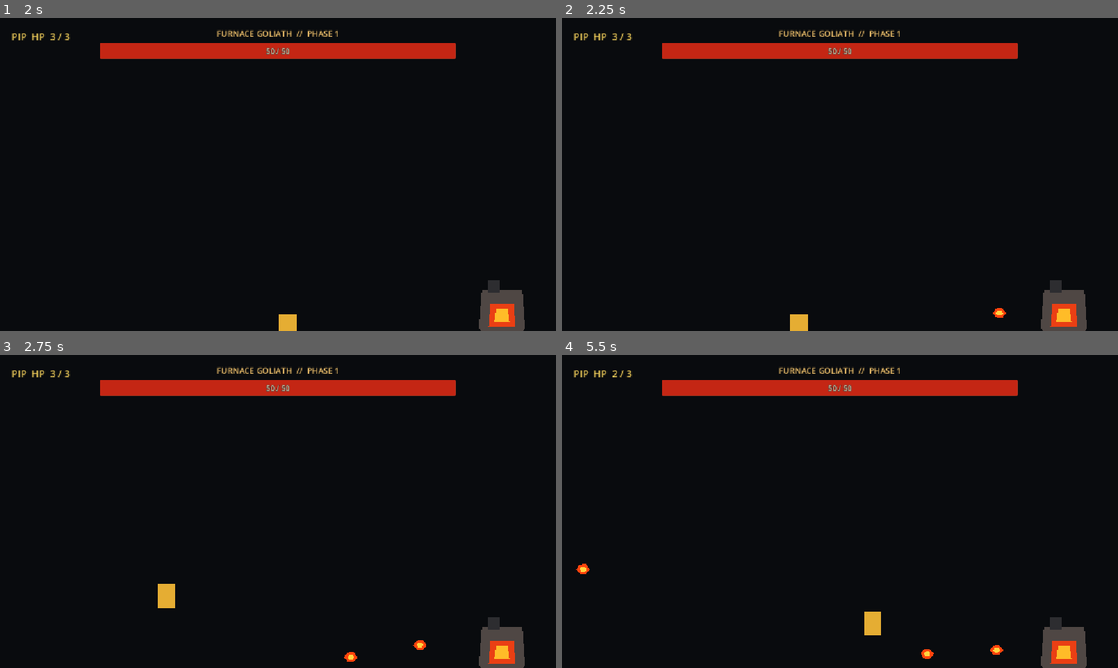
Above: before the commit, frames 1-4 (two rows, left to right).
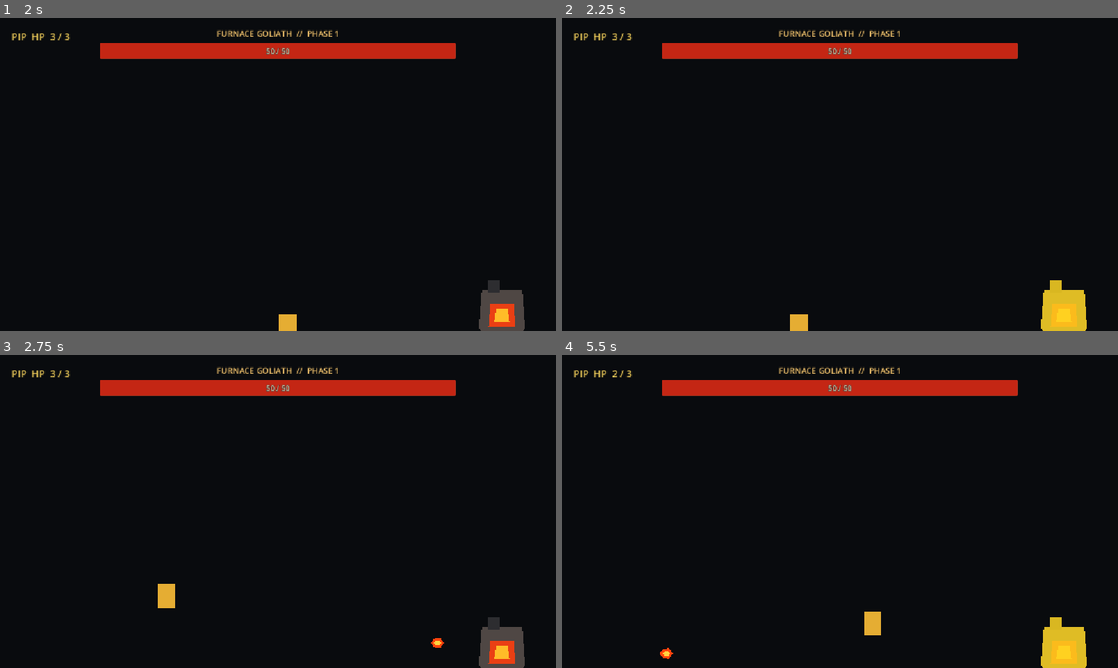
Above: after the commit, the same moments.

Repository: koushamoeini/Reign-of-Gears
Game: Godot game, scene res://main.tscn
Two runs of this game, one before a commit and one after it. Both use one fixed random seed, a clock stepped at 60 frames per second and the inputs below.
Inputs:
- Up to frame 1 (2 s): tap Enter at 0.5 s; hold Right (pip_move_right) from 0.53 s (still down); tap Space (pip_parry, bound only after the commit) at 0.6, 1.55 s; tap F (pip_jump) at 0.77, 0.8, 1.07, 1.35, 1.52, 1.82 s
- Up to frame 2 (2.25 s): release Right (pip_move_right) at 2.03 s; hold Left (pip_move_left) from 2.03 s (still down); tap A (pip_dash) at 2.1 s
- Up to frame 3 (2.75 s): keep holding Left (pip_move_left); tap F (pip_jump) at 2.3 s
- Up to frame 4 (5.5 s): release Left (pip_move_left) at 2.78 s; hold Right (pip_move_right) 2.78-4.28 s; tap D (pip_shoot) at 2.85 s; tap F (pip_jump) at 3.02, 3.32, 3.77, 3.8, 4.07, 4.52, 4.82, 5.3 s; tap Space (pip_parry, bound only after the commit) at 3.05, 4.35, 5.1 s; tap S (pip_special) at 3.6 s; hold Left (pip_move_left) 4.28-5.03 s; hold Right (pip_move_right) from 5.03 s (still down)

Frame 1 is identical in both runs. In frame 2, 1.0% of the frame differs, in the area x 77-95%, y 83-100%; in frame 3, 0.2%; in frame 4, 1.2%, in the area x 2-95%, y 66-100%.

Commit message:
Add combat juice and pink parry mechanic

Diff:
--- a/bosses/fireball.gd
+++ b/bosses/fireball.gd
@@ -5,6 +5,15 @@
 @export var damage: int = 1
 
 var direction: Vector2 = Vector2.LEFT
+var is_parryable: bool = false
+var was_parried: bool = false
+
+
+func _ready() -> void:
+	if is_parryable:
+		add_to_group("pink_projectiles")
+		$Glow.color = Color(1.0, 0.12, 0.62, 1.0)
+		$Core.color = Color(1.0, 0.76, 0.9, 1.0)
 
 
 func _physics_process(delta: float) -> void:
@@ -12,7 +21,7 @@
 
 
 func _on_body_entered(body: Node) -> void:
-	if not body.is_in_group("player"):
+	if was_parried or not body.is_in_group("player"):
 		return
 	if body.has_method("take_damage"):
 		body.take_damage(damage)
@@ -21,3 +30,12 @@
 
 func _on_screen_exited() -> void:
 	queue_free()
+
+
+func parry() -> void:
+	if not is_parryable or was_parried:
+		return
+	was_parried = true
+	monitoring = false
+	$CollisionShape2D.set_deferred("disabled", true)
+	queue_free()
--- a/bosses/furnace_goliath.gd
+++ b/bosses/furnace_goliath.gd
@@ -19,6 +19,8 @@
 
 @onready var muzzle: Marker2D = $Muzzle
 @onready var phase_shift_sfx: AudioStreamPlayer2D = $PhaseShiftSfx
+@onready var hit_flash: Polygon2D = $HitFlash
+@onready var telegraph_flash: Polygon2D = $TelegraphFlash
 
 var health: int = MAX_HEALTH
 var phase: int = 1
@@ -27,6 +29,8 @@
 var state_time_remaining: float = IDLE_DURATION
 var dash_direction: float = -1.0
 var next_attack_is_dash: bool = false
+var is_telegraphing: bool = false
+var hit_flash_version: int = 0
 
 
 func _ready() -> void:
@@ -64,6 +68,7 @@
 	health = maxi(health - amount, 0)
 	health_changed.emit(health, MAX_HEALTH)
 	SoundManager.play_hit_sfx()
+	_show_hit_flash()
 
 	if phase == 1 and health < PHASE_TWO_THRESHOLD:
 		phase = 2
@@ -80,6 +85,8 @@
 	velocity = Vector2.ZERO
 	set_physics_process(false)
 	$CollisionShape2D.set_deferred("disabled", true)
+	hit_flash.hide()
+	telegraph_flash.hide()
 	_spawn_explosion()
 	died.emit()
 
@@ -112,12 +119,38 @@
 
 
 func _choose_attack() -> void:
+	if is_telegraphing:
+		return
+
+	var next_state: State
 	if phase == 2 and next_attack_is_dash:
 		next_attack_is_dash = false
-		_change_state(State.DASH_ATTACK)
+		next_state = State.DASH_ATTACK
 	else:
 		next_attack_is_dash = phase == 2
-		_change_state(State.SHOOTING)
+		next_state = State.SHOOTING
+	_telegraph_attack(next_state)
+
+
+func _telegraph_attack(next_state: State) -> void:
+	is_telegraphing = true
+	state_time_remaining = 999.0
+	telegraph_flash.color = Color(1.0, 0.12, 0.08, 0.82) if next_state == State.DASH_ATTACK else Color(1.0, 0.84, 0.12, 0.82)
+	telegraph_flash.show()
+	await get_tree().create_timer(0.5).timeout
+	telegraph_flash.hide()
+	is_telegraphing = false
+	if health > 0:
+		_change_state(next_state)
+
+
+func _show_hit_flash() -> void:
+	hit_flash_version += 1
+	var current_version := hit_flash_version
+	hit_flash.show()
+	await get_tree().create_timer(0.1).timeout
+	if current_version == hit_flash_version:
+		hit_flash.hide()
 
 
 func _change_state(new_state: State) -> void:
@@ -153,6 +186,7 @@
 
 	var fireball := fireball_scene.instantiate()
 	fireball.set("direction", muzzle.global_position.direction_to(player.global_position))
+	fireball.set("is_parryable", randf() < 0.2)
 	get_tree().current_scene.add_child(fireball)
 	fireball.global_position = muzzle.global_position
 
--- a/bosses/furnace_goliath.tscn
+++ b/bosses/furnace_goliath.tscn
@@ -26,6 +26,18 @@
 polygon = PackedVector2Array(-28, -70, -5, -70, -5, -42, -28, -42)
 color = Color(0.18, 0.18, 0.19, 1)
 
+[node name="TelegraphFlash" type="Polygon2D" parent="."]
+visible = false
+z_index = 5
+polygon = PackedVector2Array(-28, -70, -5, -70, -5, -48, 42, -48, 48, 30, 30, 48, -30, 48, -48, 30, -42, -48, -28, -48)
+color = Color(1, 0.84, 0.12, 0.82)
+
+[node name="HitFlash" type="Polygon2D" parent="."]
+visible = false
+z_index = 6
+polygon = PackedVector2Array(-28, -70, -5, -70, -5, -48, 42, -48, 48, 30, 30, 48, -30, 48, -48, 30, -42, -48, -28, -48)
+color = Color(1, 1, 1, 0.95)
+
 [node name="CollisionShape2D" type="CollisionShape2D" parent="."]
 shape = SubResource("BossShape")
 
--- a/main.gd
+++ b/main.gd
@@ -5,12 +5,25 @@
 @onready var combat_hud: CombatHUD = $CombatHUD
 
 var encounter_finished: bool = false
+var arena_origin: Vector2
+var shake_tween: Tween
 
 
 func _ready() -> void:
+	arena_origin = position
 	player.connect("died", _on_player_died)
+	player.connect("health_changed", _on_player_health_changed)
 	boss.connect("died", _on_boss_died)
+	boss.connect("phase_changed", _on_boss_phase_changed)
 	combat_hud.next_boss_requested.connect(_on_next_boss_requested)
+
+
+func _on_player_health_changed(_current_health: int, _max_health: int) -> void:
+	_shake_arena(7.0, 0.22)
+
+
+func _on_boss_phase_changed(_new_phase: int) -> void:
+	_shake_arena(13.0, 0.45)
 
 
 func _on_player_died() -> void:
@@ -25,7 +38,7 @@
 	if encounter_finished:
 		return
 	encounter_finished = true
-	_shake_arena()
+	_shake_arena(12.0, 0.4)
 	combat_hud.show_victory()
 
 
@@ -34,11 +47,14 @@
 	get_tree().reload_current_scene()
 
 
-func _shake_arena() -> void:
-	var original_position := position
-	var shake_tween := create_tween()
-	for shake_index in 10:
-		var strength := 12.0 * (1.0 - float(shake_index) / 10.0)
+func _shake_arena(max_strength: float, duration: float) -> void:
+	if shake_tween and shake_tween.is_valid():
+		shake_tween.kill()
+	position = arena_origin
+	var shake_count := maxi(1, ceili(duration / 0.035))
+	shake_tween = create_tween().set_pause_mode(Tween.TWEEN_PAUSE_PROCESS)
+	for shake_index in shake_count:
+		var strength := max_strength * (1.0 - float(shake_index) / float(shake_count))
 		var offset := Vector2(randf_range(-strength, strength), randf_range(-strength, strength))
-		shake_tween.tween_property(self, "position", original_position + offset, 0.035)
-	shake_tween.tween_property(self, "position", original_position, 0.05)
+		shake_tween.tween_property(self, "position", arena_origin + offset, 0.035)
+	shake_tween.tween_property(self, "position", arena_origin, 0.05)
--- a/player/pip.gd
+++ b/player/pip.gd
@@ -23,10 +23,14 @@
 @onready var dash_cooldown_timer: Timer = $DashCooldownTimer
 @onready var invincibility_timer: Timer = $InvincibilityTimer
 @onready var flash_timer: Timer = $FlashTimer
+@onready var hit_flash: Polygon2D = $HitFlash
+@onready var parry_area: Area2D = $ParryArea
 
 var health: int
 var facing_direction: float = 1.0
 var is_invincible: bool = false
+var bonus_jump_available: bool = false
+var hit_flash_version: int = 0
 
 
 func _ready() -> void:
@@ -40,9 +44,13 @@
 func _physics_process(delta: float) -> void:
 	if not is_on_floor():
 		velocity += get_gravity() * delta
+	else:
+		bonus_jump_available = false
 
-	if Input.is_action_just_pressed("pip_jump") and is_on_floor():
-		velocity.y = JUMP_VELOCITY
+	if Input.is_action_just_pressed("pip_jump"):
+		_try_jump()
+	if Input.is_action_just_pressed("pip_parry"):
+		_try_parry()
 
 	var direction := Input.get_axis("pip_move_left", "pip_move_right")
 	if not is_zero_approx(direction):
@@ -81,6 +89,7 @@
 	health = maxi(health - amount, 0)
 	health_changed.emit(health, max_health)
 	SoundManager.play_hit_sfx()
+	_show_hit_flash()
 
 	if health == 0:
 		died.emit()
@@ -101,6 +110,35 @@
 	SoundManager.play_dash_sfx()
 
 
+func _try_jump() -> void:
+	if is_on_floor():
+		velocity.y = JUMP_VELOCITY
+	elif bonus_jump_available:
+		bonus_jump_available = false
+		velocity.y = JUMP_VELOCITY
+
+
+func _try_parry() -> void:
+	if is_on_floor():
+		return
+
+	for area in parry_area.get_overlapping_areas():
+		if area.is_in_group("pink_projectiles") and area.has_method("parry"):
+			area.parry()
+			bonus_jump_available = true
+			velocity.y = JUMP_VELOCITY * 0.65
+			break
+
+
+func _show_hit_flash() -> void:
+	hit_flash_version += 1
+	var current_version := hit_flash_version
+	hit_flash.show()
+	await get_tree().create_timer(0.1).timeout
+	if current_version == hit_flash_version:
+		hit_flash.hide()
+
+
 func _on_flash_timer_timeout() -> void:
 	modulate.a = 0.35 if is_equal_approx(modulate.a, 1.0) else 1.0
 
@@ -118,6 +156,7 @@
 	_add_key_action("pip_jump", KEY_F)
 	_add_key_action("pip_shoot", KEY_D)
 	_add_key_action("pip_special", KEY_S)
+	_add_key_action("pip_parry", KEY_SPACE)
 
 
 func _add_key_action(action: StringName, keycode: Key) -> void:
@@ -125,4 +164,5 @@
 		InputMap.add_action(action)
 	var key_event := InputEventKey.new()
 	key_event.physical_keycode = keycode
-	InputMap.action_add_event(action, key_event)
+	if not InputMap.action_has_event(action, key_event):
+		InputMap.action_add_event(action, key_event)
--- a/player/pip.tscn
+++ b/player/pip.tscn
@@ -8,6 +8,9 @@
 
 [sub_resource type="RectangleShape2D" id="HurtboxShape_pip"]
 size = Vector2(32, 44)
+
+[sub_resource type="CircleShape2D" id="ParryShape_pip"]
+radius = 52.0
 
 [node name="Pip" type="CharacterBody2D" groups=["player"]]
 script = ExtResource("1_pip")
@@ -20,6 +23,12 @@
 polygon = PackedVector2Array(-22, -24, 22, -24, 22, -19, 12, -19, 12, -36, -12, -36, -12, -19, -22, -19)
 color = Color(0.16, 0.18, 0.2, 1)
 
+[node name="HitFlash" type="Polygon2D" parent="."]
+visible = false
+z_index = 10
+polygon = PackedVector2Array(-22, -24, -12, -24, -12, -36, 12, -36, 12, -24, 22, -24, 22, -19, 18, -19, 18, 24, -18, 24, -18, -19, -22, -19)
+color = Color(1, 1, 1, 0.95)
+
 [node name="CollisionShape2D" type="CollisionShape2D" parent="."]
 shape = SubResource("CapsuleShape_pip")
 
@@ -29,6 +38,14 @@
 
 [node name="CollisionShape2D" type="CollisionShape2D" parent="Hurtbox"]
 shape = SubResource("HurtboxShape_pip")
+
+[node name="ParryArea" type="Area2D" parent="."]
+collision_layer = 0
+collision_mask = 8
+monitorable = false
+
+[node name="CollisionShape2D" type="CollisionShape2D" parent="ParryArea"]
+shape = SubResource("ParryShape_pip")
 
 [node name="Muzzle" type="Marker2D" parent="."]
 position = Vector2(28, 0)
Not shown: 1 places in player/pip.tscn that only renumber resources
